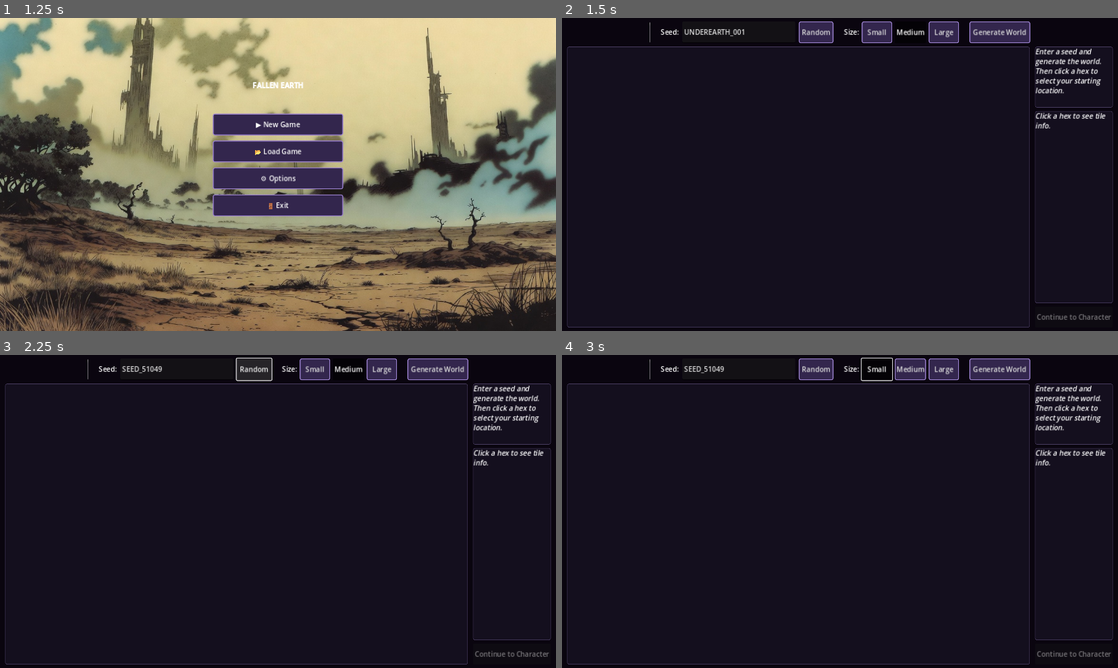
Above: before the commit, frames 1-4 (two rows, left to right).
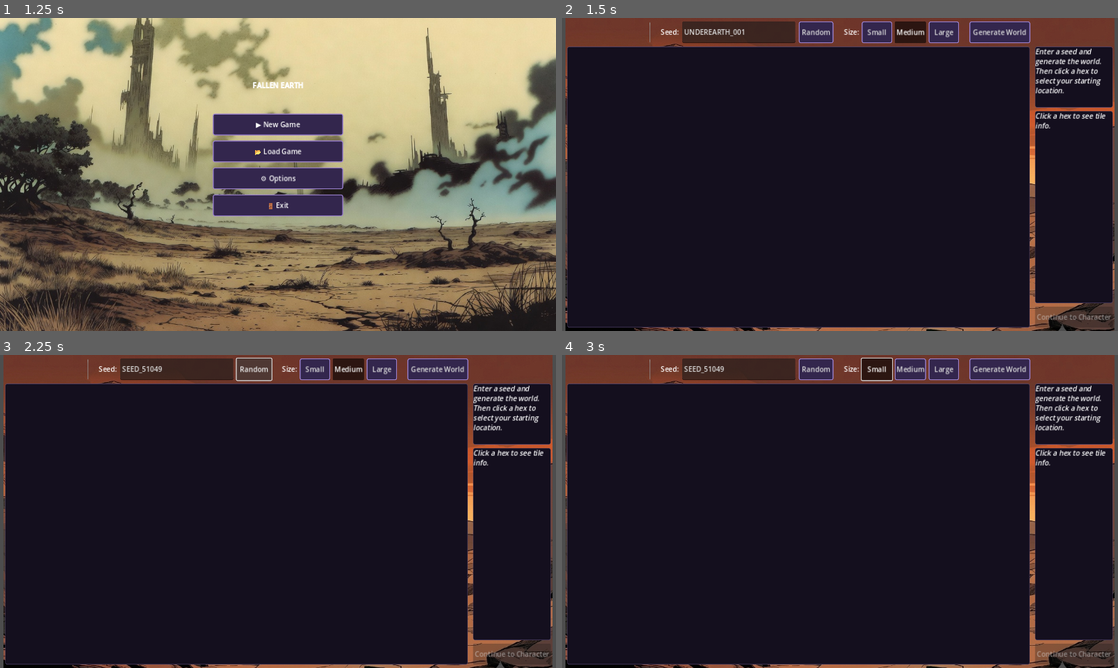
Above: after the commit, the same moments.

Repository: AhmiDarrow/FallenEarth
Game: Godot game, scene res://scenes/ui/Splash.tscn
Two runs of this game, one before a commit and one after it. Both use one fixed random seed, a clock stepped at 60 frames per second and the inputs below.
Inputs (mouse positions are in pixels of both pictures, inside the frame that each line leads up to):
- Up to frame 1 (1.25 s): tap Enter at 0.5 s; move the mouse to (400, 158) at 0.52 s; hold Right from 0.53 s (still down); tap M at 0.6 s; click (400, 158) at 0.67 s; tap Space at 0.77 s
- Up to frame 2 (1.5 s): release Right at 1.25 s; click "▶ New Game" at 1.25 s
- Up to frame 3 (2.25 s): click "Random" at 2 s
- Up to frame 4 (3 s): click "Small" at 2.75 s

Frame 1 is identical in both runs. In frame 2, 12% of the frame differs, in the area x 0-100%, y 0-100%; in frame 3, 12%; in frame 4, 12%.

Commit message:
feat: add worldgen background image

Diff:
--- a/scenes/WorldGeneration.tscn
+++ b/scenes/WorldGeneration.tscn
@@ -1,6 +1,7 @@
 [gd_scene load_steps=3 format=3]
 
 [ext_resource type="Script" path="res://scripts/WorldGeneration.gd" id="1_wg"]
+[ext_resource type="Texture2D" path="res://assets/backgrounds/worldgenbg.png" id="2_bg"]
 
 [sub_resource type="StyleBoxFlat" id="button_normal"]
 bg_color = Color(0.2, 0.15, 0.3, 1)
@@ -34,11 +35,13 @@
 grow_vertical = 2
 script = ExtResource("1_wg")
 
-[node name="Background" type="ColorRect" parent="."]
+[node name="Background" type="TextureRect" parent="."]
 anchors_preset = 15
 anchor_right = 1.0
 anchor_bottom = 1.0
-color = Color(0.04, 0.02, 0.06, 1)
+texture = ExtResource("2_bg")
+stretch_mode = 3
+mouse_filter = 2
 
 [node name="VBox" type="VBoxContainer" parent="."]
 anchors_preset = 15
Binary file added: assets/backgrounds/worldgenbg.png
